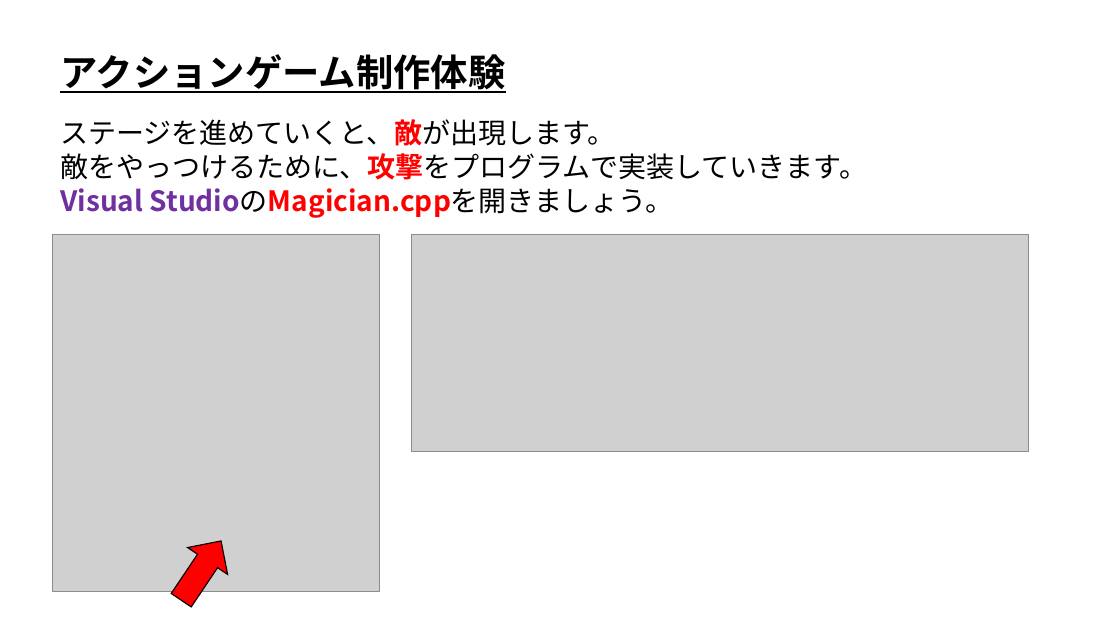
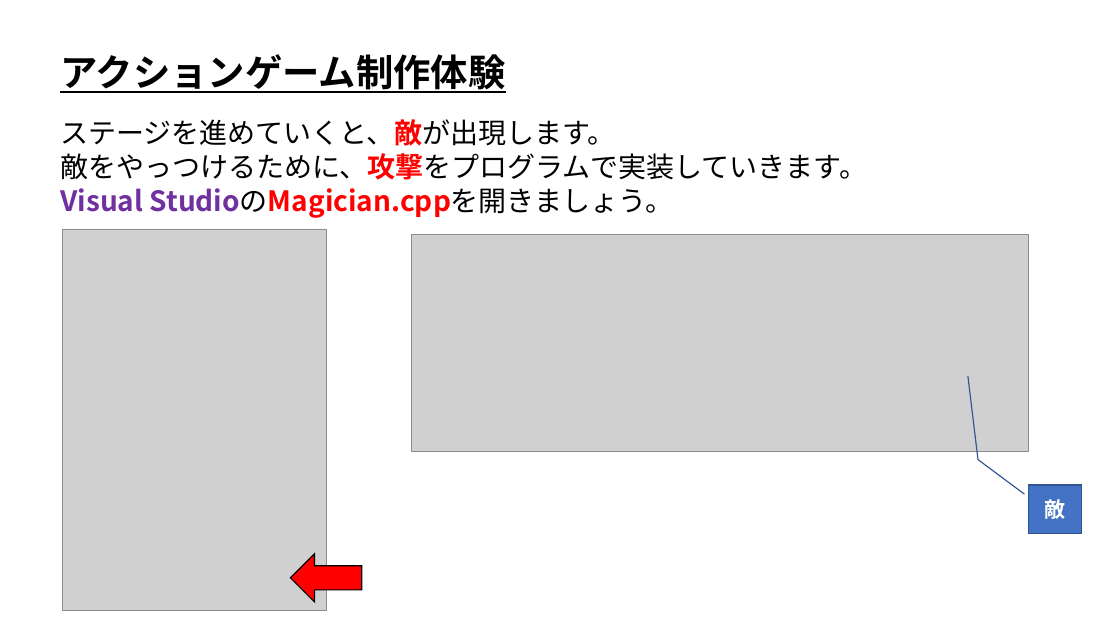
Before and after one commit to ArakiYusuke-Ohara/UnrealEngine, a slide deck: slide 19 of Projects/OpenCanpas01/TrialClass/UE_アクションゲーム制作体験.pptx (slide 14 before the commit). Drawn at 1120x630 pixels with LibreOffice and Linux fonts; fonts in the diff are those of the drawing; grey boxes stand for pictures. Boxes give left, top, right and bottom in pixels: in the first picture for what was removed or moved away, otherwise in the second. Text is boxed around its words. In the diff, an @@ line names an element or a change of style, - is before the commit and + after.

```diff
--- a/Projects/OpenCanpas01/TrialClass/UE_アクションゲーム制作体験.pptx
+++ b/Projects/OpenCanpas01/TrialClass/UE_アクションゲーム制作体験.pptx
@@ picture: place and size @@
-picture at box(52, 235, 380, 592)
+picture at box(62, 229, 326, 611)
@@ border callout added at box(1029, 485, 1082, 534), fill #4472C4, outline #325491 1 pt, 18 pt, text #FFFFFF, bold @@
+敵
@@ right arrow at box(291, 554, 362, 602): rotation 303 to 180 degrees @@
```
Also in this commit, not shown: 8 other slides changed, 5 slides added.
